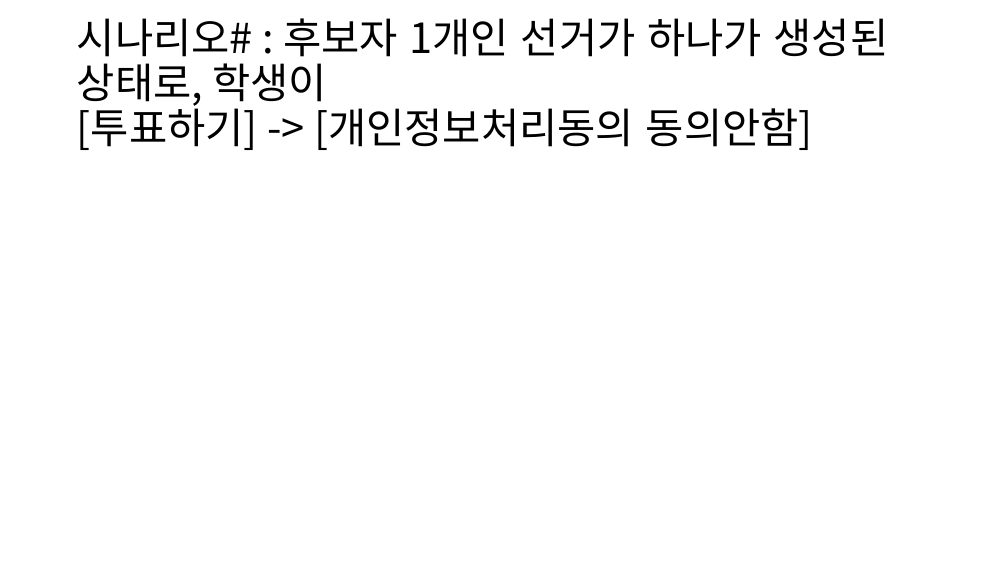
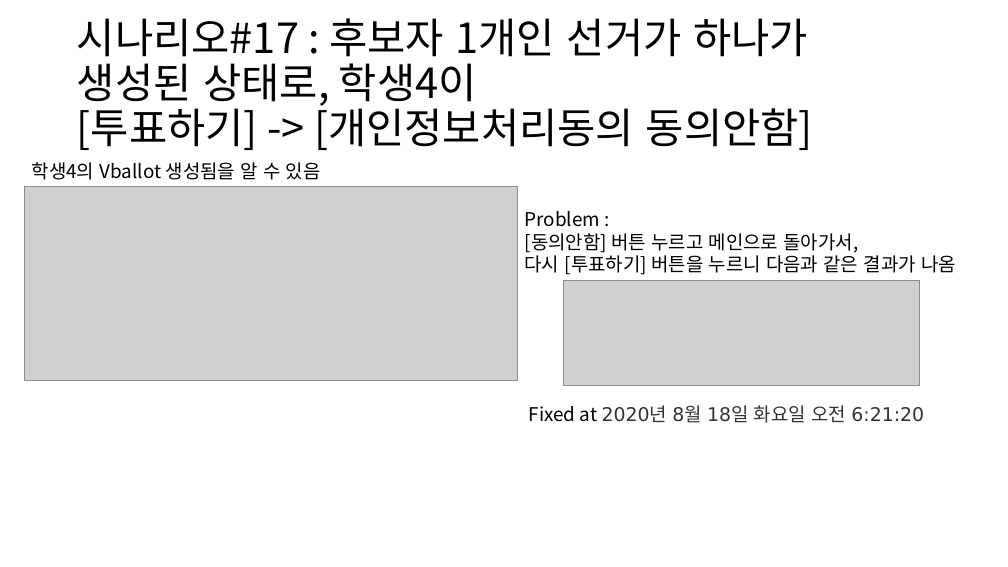
Before and after one commit to BL-UCKSS/evote-project, a slide deck: slide 30 of Document/Testcase/Testcase #1.pptx (slide 27 before the commit). Drawn at 1008x567 pixels with LibreOffice and Linux fonts; fonts in the diff are those of the drawing; grey boxes stand for pictures. Boxes give left, top, right and bottom in pixels: in the first picture for what was removed or moved away, otherwise in the second. Text is boxed around its words. In the diff, an @@ line names an element or a change of style, - is before the commit and + after.

```diff
--- a/Document/Testcase/Testcase #1.pptx
+++ b/Document/Testcase/Testcase #1.pptx
@@ title at box(77, 18, 813, 150): text changed @@
-시나리오# : 후보자 1개인 선거가 하나가 생성된 상태로, 학생이
-[투표하기] -> [개인정보처리동의 동의안함]
+시나리오#17 : 후보자 1개인 선거가 하나가 생성된 상태로, 학생4이
+[투표하기] -> [개인정보처리동의 동의안함]
@@ text added at box(32, 162, 321, 180), 18 pt, text #000000 @@
+학생4의 Vballot 생성됨을 알 수 있음
@@ picture added at box(24, 186, 517, 380) @@
@@ text added at box(525, 211, 956, 275), 18 pt, text #000000 @@
+Problem :
+[동의안함] 버튼 누르고 메인으로 돌아가서,
+다시 [투표하기] 버튼을 누르니 다음과 같은 결과가 나옴
@@ picture added at box(564, 281, 920, 386) @@
@@ text added at box(529, 405, 924, 423), 18 pt, text #333333 @@
+Fixed at 2020년 8월 18일 화요일 오전 6:21:20
```
Also in this commit, not shown: 3 other slides changed, 5 slides added.
